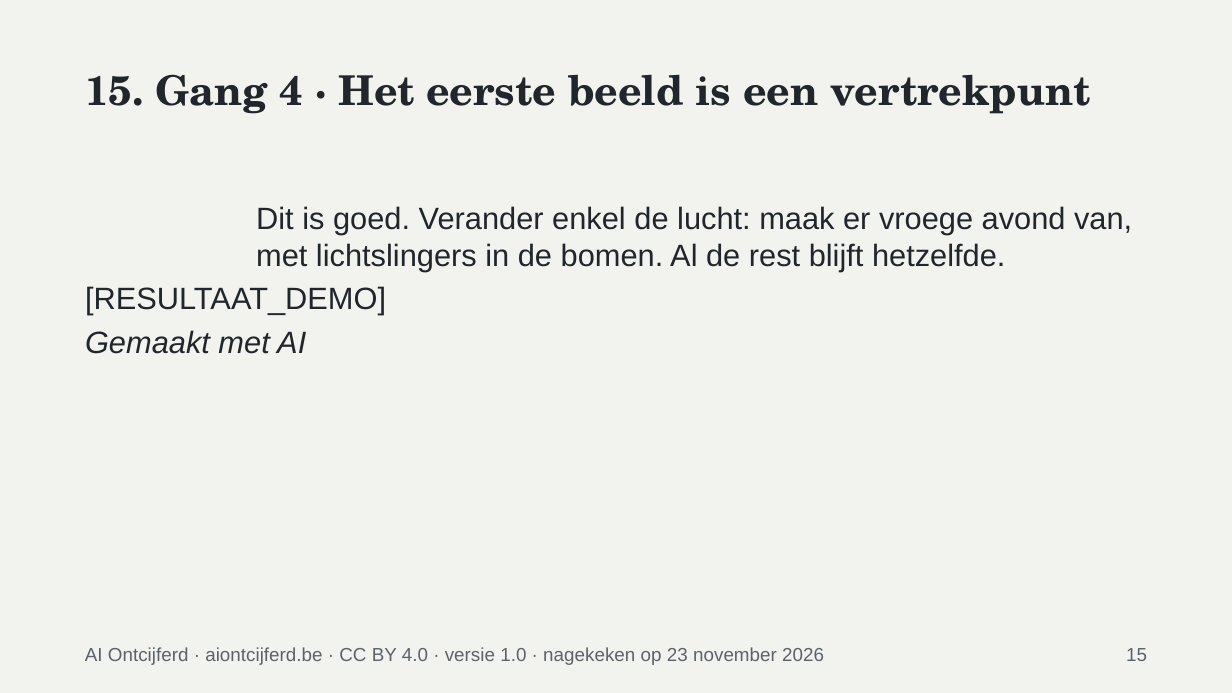
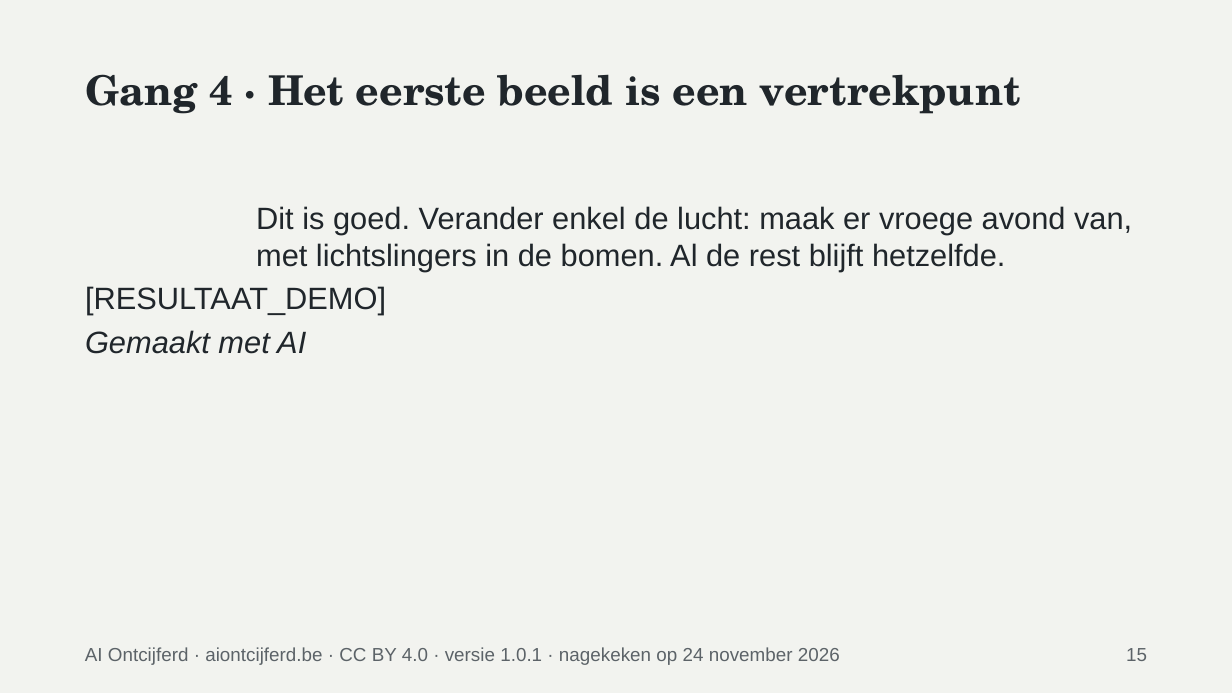
Before and after one commit to nftaurelius/ai-ontcijferd-open, a slide deck: slide 15 of content/materiaal/ai-proeverij/bestanden/02-presentatie/AO-01-presentatie.pptx. Drawn at 1232x693 pixels with LibreOffice and Linux fonts; fonts in the diff are those of the drawing. Boxes give left, top, right and bottom in pixels: in the first picture for what was removed or moved away, otherwise in the second. Text is boxed around its words. In the diff, an @@ line names an element or a change of style, - is before the commit and + after.

```diff
--- a/content/materiaal/ai-proeverij/bestanden/02-presentatie/AO-01-presentatie.pptx
+++ b/content/materiaal/ai-proeverij/bestanden/02-presentatie/AO-01-presentatie.pptx
@@ title at <box>85,74,1021,114</box>: text changed @@
-15. Gang 4 · Het eerste beeld is een vertrekpunt
+Gang 4 · Het eerste beeld is een vertrekpunt
@@ text at <box>85,647,840,665</box>: text changed @@
-AI Ontcijferd · aiontcijferd.be · CC BY 4.0 · versie 1.0 · nagekeken op 23 november 2026
+AI Ontcijferd · aiontcijferd.be · CC BY 4.0 · versie 1.0.1 · nagekeken op 24 november 2026
```
Also in this commit, not shown: 33 other slides changed, 12 other files.
